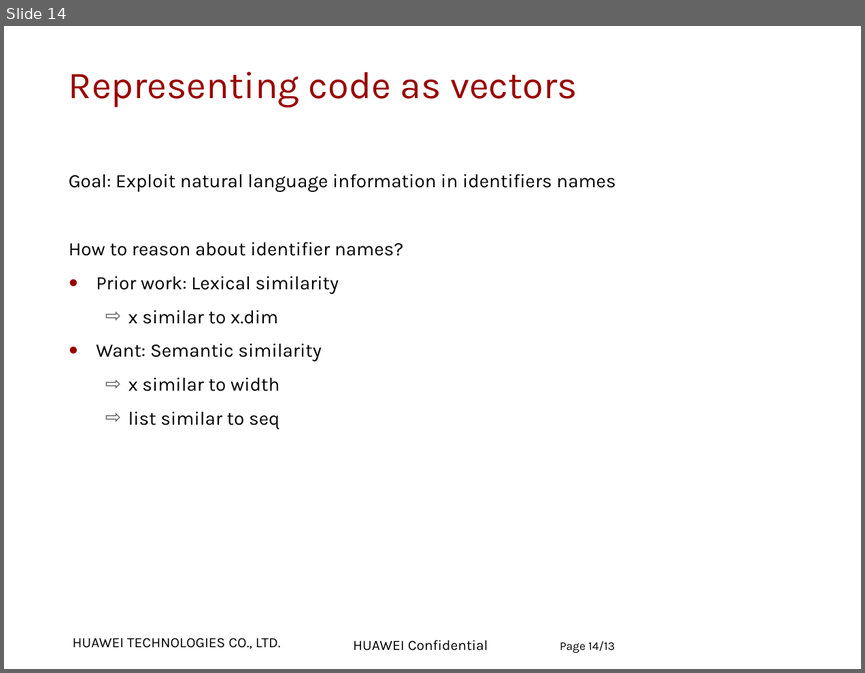
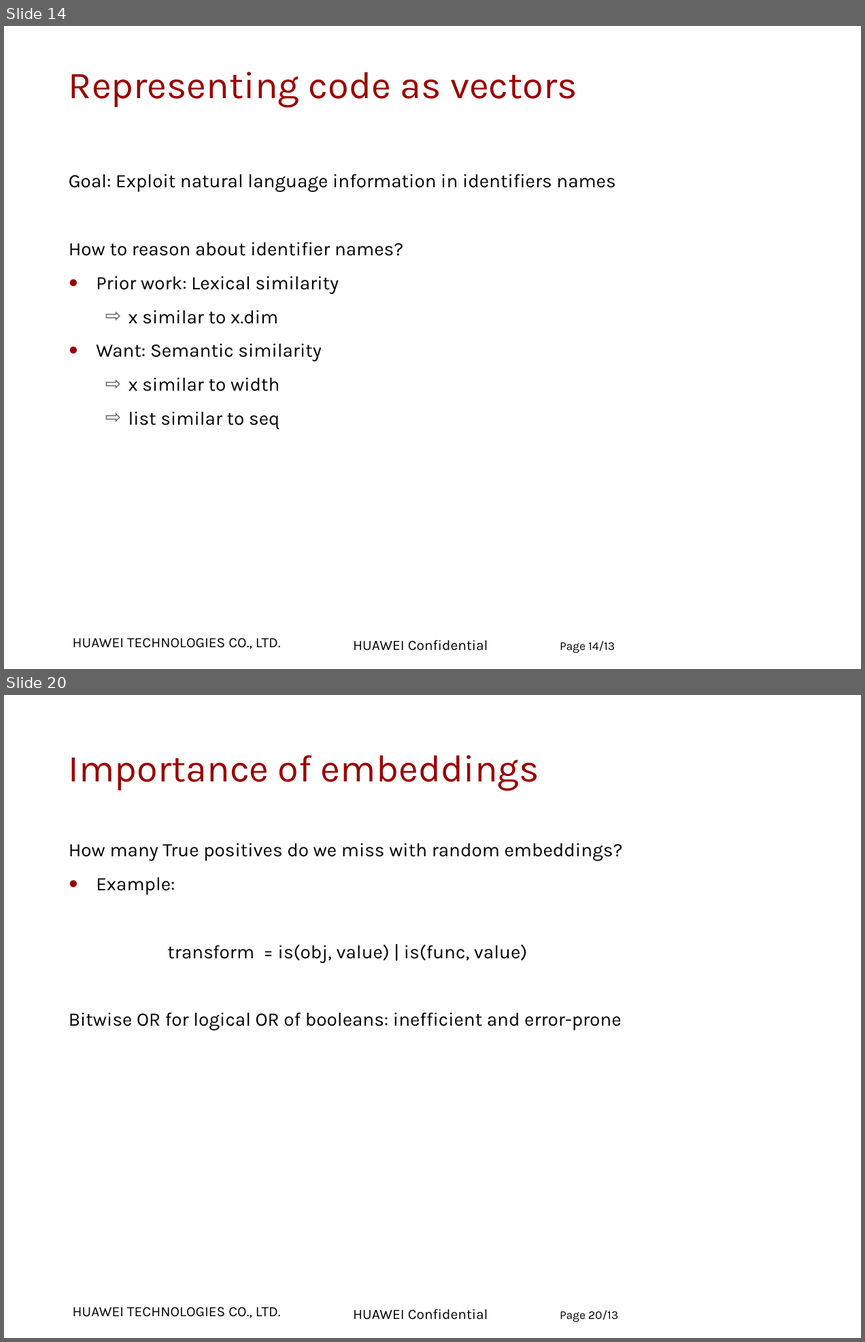
Before and after one commit to zuoqin/DeepBugs, a slide deck: materials/Project Presentation.pptx. Shown one above the other, each under a label of ours: slide 14 before the commit, slides 14 and 20 after it; the slides between them are not shown. The pictures are 865x673 and 865x1342 pixels, drawn with LibreOffice and Linux fonts; fonts in the diff are those of the drawing; background and template pictures are left out. Boxes give left, top, right and bottom in pixels: in the first picture for what was removed or moved away, otherwise in the second. Text is boxed around its words. In the diff, an @@ line names an element or a change of style, - is before the commit and + after.

```diff
--- a/materials/Project Presentation.pptx
+++ b/materials/Project Presentation.pptx
@@ slide 20 added at <box>4,695,861,1338</box>, background #FFFFFF; not listed: 2 template elements that a slide beside it also shows @@
@@ title added at <box>69,755,539,791</box>, 32 pt, text #990000 @@
+Importance of embeddings
@@ text added at <box>69,843,623,1030</box>, 16 pt, text #000000 @@
+How many True positives do we miss with random embeddings?
+● Example:
+transform = is(obj, value) | is(func, value)
+Bitwise OR for logical OR of booleans: inefficient and error-prone
@@ page number added at <box>560,1310,618,1322</box>, 10 pt, text #000000 @@
+Page 20/13
```
Also in this commit, not shown: 8 slides changed, 2 other slides added, 1 other file.
